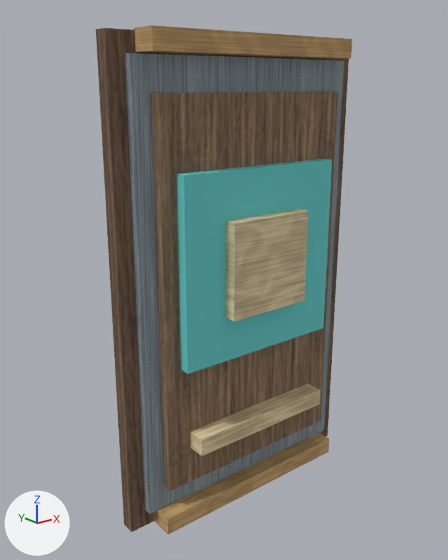
The glTF model demo-domain-b/assets/gallery/gallery-exhibit-banner.glb, before and after one commit.
Camera for both pictures: a camera (50 mm lens) standing at (-2.62, -2.97, 2.82) and looking at (-0.14, 0.12, 1.58). Lighting does not change. The marker at lower left points along +X, +Y and +Z. The older version comes first.

Names of what the first picture shows: 'gallery-exhibit-banner'.
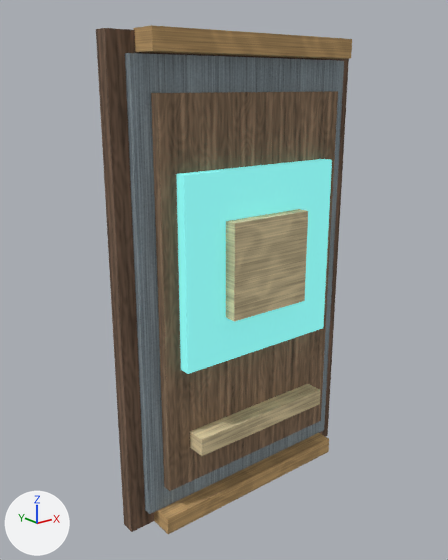
Location of each change, [x1, y1, x2, y2] in pixels of the pictures (448 x 560 px):
'gallery-exhibit-banner', recoloured, surface changed (lighter)
    both: [170, 151, 335, 377]

What changed in the scene script:
```text
Change mat_material_3:
    add mat_material_3.emission_strength = 1.0
    add mat_material_3.emission_color = (0.16, 0.5, 0.48)  # cyan #6fbcb8
```
